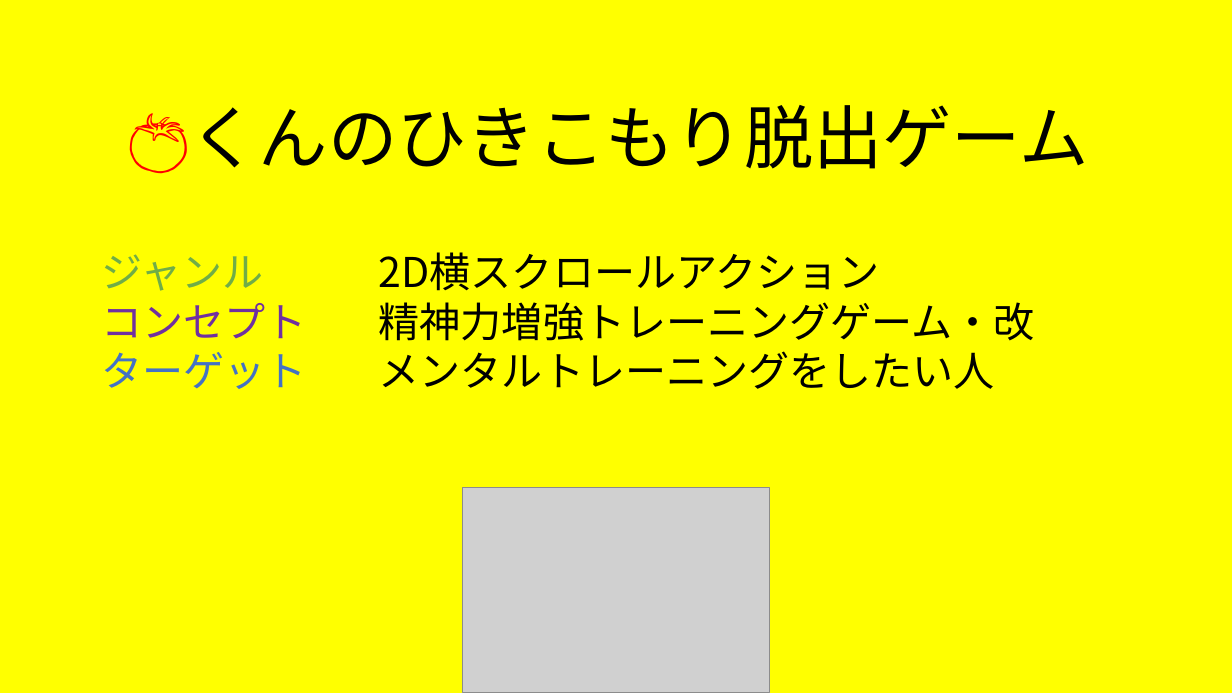
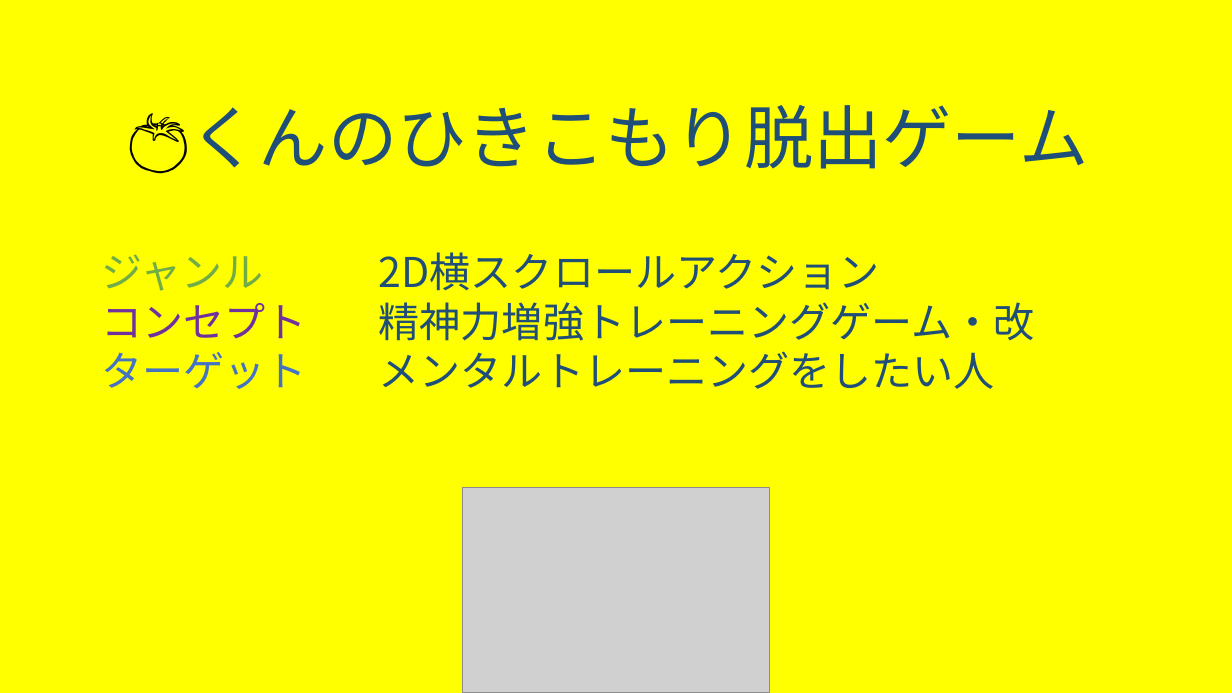
Before and after one commit to trr-n/taxmc-neo, a slide deck: slide 1 of kikaku/taxmcneo_kikakusho.pptx. Drawn at 1232x693 pixels with LibreOffice and Linux fonts; fonts in the diff are those of the drawing; grey boxes stand for pictures. Boxes give left, top, right and bottom in pixels: in the first picture for what was removed or moved away, otherwise in the second. Text is boxed around its words. In the diff, an @@ line names an element or a change of style, - is before the commit and + after.

```diff
--- a/kikaku/taxmcneo_kikakusho.pptx
+++ b/kikaku/taxmcneo_kikakusho.pptx
@@ title "🍅くんのひきこもり脱出ゲーム" at (127, 107, 1088, 174): text colour #FF0000 to #000000 in "🍅くんのひきこもり脱出ゲーム"; text colour #000000 to #1F4E79 @@
@@ text "ジャンル 2D横スクロールアクション" at (102, 254, 1035, 389): text colour #000000 to #1F4E79 in "2D横スクロールアクション", "精神力増強トレーニングゲーム・改", "メンタルトレーニングをしたい人" @@
```
Also in this commit, not shown: 2 other slides changed, 7 other files.
